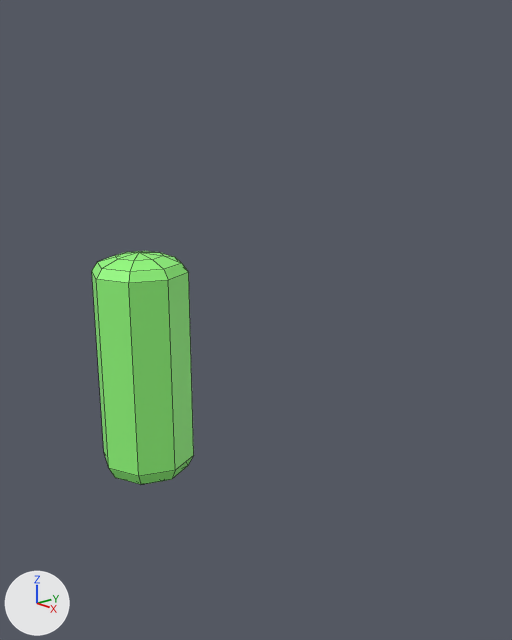
One commit to the Blender file donut-blender28/donut1.blend: the scene before it, then after it.
Before and after are seen from a 50 mm lens placed at (-0.223, -0.0038, 0.0043), pointed at (-0.2276, 0.0002, 0.0024). The axes (+X, +Y, +Z) are drawn at lower left. The lights are the same throughout. Mesh edges are drawn as thin lines.

Objects in the first picture: 'Base sprinkle'.
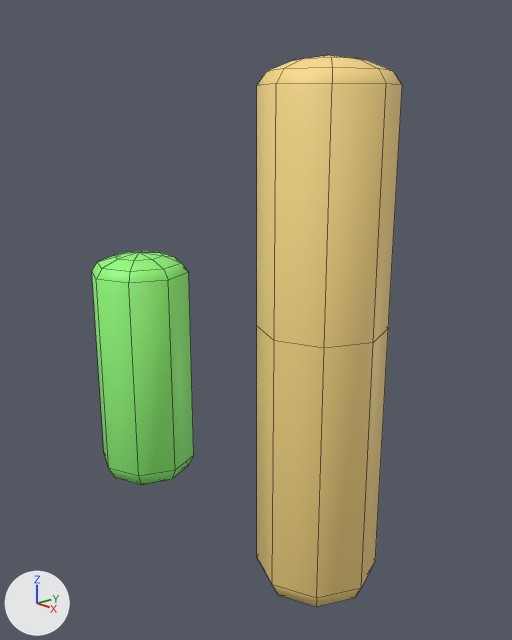
Location of each change, [x1, y1, x2, y2] in pixels of the pictures (512 x 640 px):
'Sprinkle_long', added: after [257, 55, 402, 607]
part 1 of me_sphere_003, shading changed: [92, 251, 194, 484] in both

The change, as a diff of the scene's bpy script:
```diff
--- a/donut-blender28/donut1.blend.py
+++ b/donut-blender28/donut1.blend.py
@@ me_sphere_003 @@
 me_sphere_003.from_pydata(...)  # 50 vertices, 56 faces; spans x -0.0005..0.0005, y -0.0005..0.0005, z 0.00033..0.00287
 # used by ob_base_sprinkle; location = (-0.22912, 0.0, 0.0)
+# me_sphere_003 part 1: all faces are now shaded smooth (56 of 56 changed)
 me_sphere_003.materials.append(mat_material_004)
@@ me_sphere_004 @@
+me_sphere_004.from_pydata(...)  # 58 vertices, 64 faces; spans x -0.0005..0.0005, y -0.0005..0.0005, z 0.00033..0.00462
+me_sphere_004.polygons.foreach_set('use_smooth', [True] * 64)
+me_sphere_004.materials.append(mat_material_004)
@@ ob_sprinkle_long @@
+ob_sprinkle_long = bpy.data.objects.new('Sprinkle_long', me_sphere_004)
+ob_sprinkle_long.location = (-0.22657, 0.0, 0.0)
```
